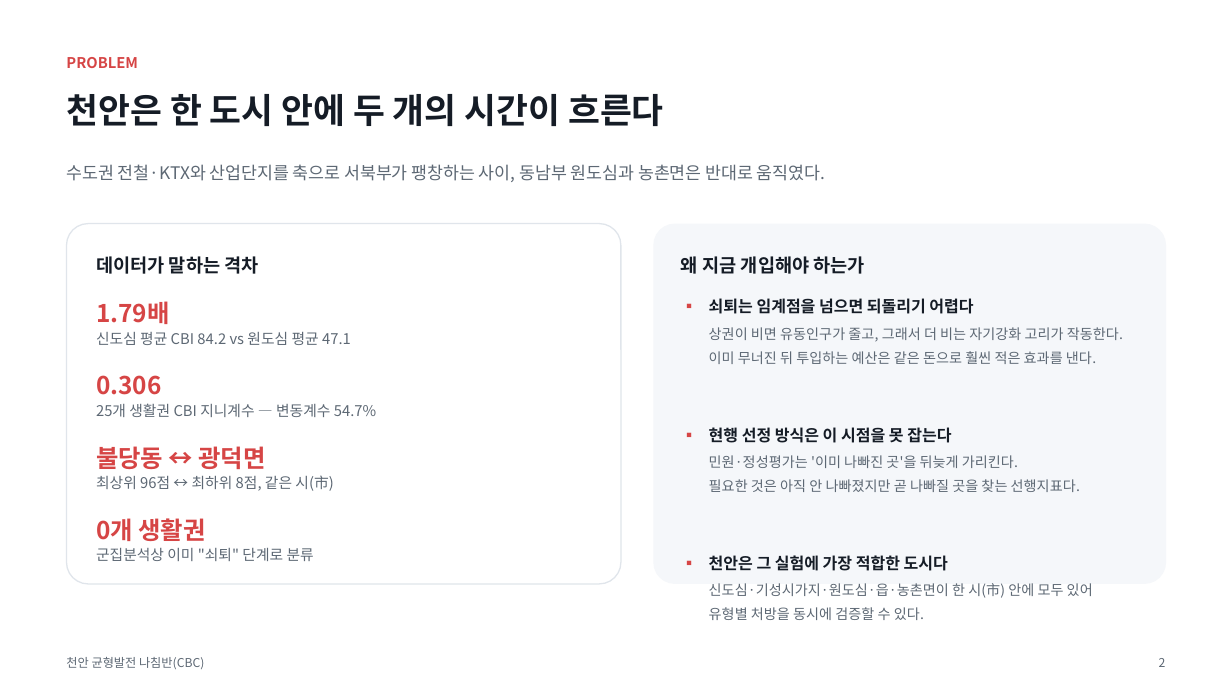
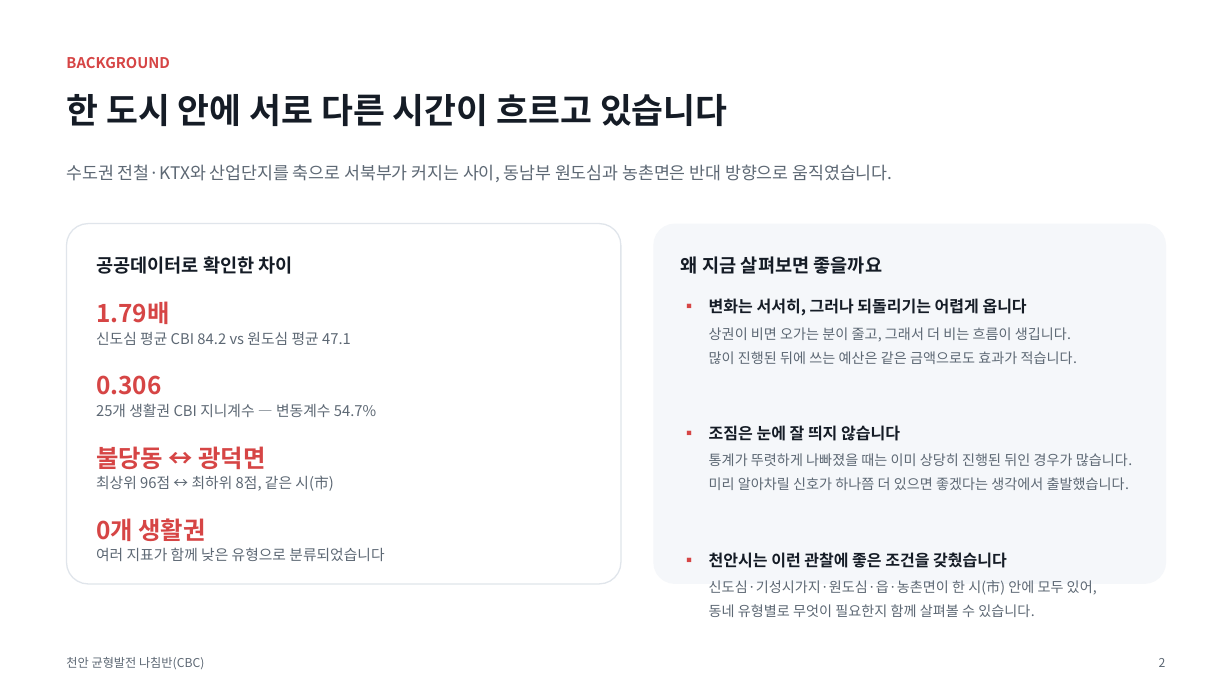
Before and after one commit to BioCode67/2026-AI-, a slide deck: slide 3 of deliverables/기획서_천안균형발전나침반_CBC.pptx. Drawn at 1232x693 pixels with LibreOffice and Linux fonts; fonts in the diff are those of the drawing. Boxes give left, top, right and bottom in pixels: in the first picture for what was removed or moved away, otherwise in the second. Text is boxed around its words. In the diff, an @@ line names an element or a change of style, - is before the commit and + after.

```diff
--- a/deliverables/기획서_천안균형발전나침반_CBC.pptx
+++ b/deliverables/기획서_천안균형발전나침반_CBC.pptx
@@ text at <box>66,57,170,68</box>: text changed @@
-PROBLEM
+BACKGROUND
@@ text at <box>66,94,728,126</box>: text changed @@
-천안은 한 도시 안에 두 개의 시간이 흐른다
+한 도시 안에 서로 다른 시간이 흐르고 있습니다
@@ text at <box>66,164,893,182</box>: text changed @@
-수도권 전철·KTX와 산업단지를 축으로 서북부가 팽창하는 사이, 동남부 원도심과 농촌면은 반대로 움직였다.
+수도권 전철·KTX와 산업단지를 축으로 서북부가 커지는 사이, 동남부 원도심과 농촌면은 반대 방향으로 움직였습니다.
@@ text at <box>96,256,293,274</box>: text changed @@
-데이터가 말하는 격차
+공공데이터로 확인한 차이
@@ text at <box>681,256,883,274</box>: text changed @@
-왜 지금 개입해야 하는가
+왜 지금 살펴보면 좋을까요
@@ text at <box>709,298,1027,316</box>: text changed @@
-쇠퇴는 임계점을 넘으면 되돌리기 어렵다
+변화는 서서히, 그러나 되돌리기는 어렵게 옵니다
@@ text at <box>709,327,1077,364</box>: text changed @@
-상권이 비면 유동인구가 줄고, 그래서 더 비는 자기강화 고리가 작동한다.
-이미 무너진 뒤 투입하는 예산은 같은 돈으로 훨씬 적은 효과를 낸다.
+상권이 비면 오가는 분이 줄고, 그래서 더 비는 흐름이 생깁니다.
+많이 진행된 뒤에 쓰는 예산은 같은 금액으로도 효과가 적습니다.
@@ text at <box>709,425,900,441</box>: text changed @@
-현행 선정 방식은 이 시점을 못 잡는다
+조짐은 눈에 잘 띄지 않습니다
@@ text at <box>709,453,1132,490</box>: text changed @@
-민원·정성평가는 '이미 나빠진 곳'을 뒤늦게 가리킨다.
-필요한 것은 아직 안 나빠졌지만 곧 나빠질 곳을 찾는 선행지표다.
+통계가 뚜렷하게 나빠졌을 때는 이미 상당히 진행된 뒤인 경우가 많습니다.
+미리 알아차릴 신호가 하나쯤 더 있으면 좋겠다는 생각에서 출발했습니다.
@@ text at <box>96,547,384,561</box>: text changed @@
-군집분석상 이미 "쇠퇴" 단계로 분류
+여러 지표가 함께 낮은 유형으로 분류되었습니다
@@ text at <box>709,552,1007,568</box>: text changed @@
-천안은 그 실험에 가장 적합한 도시다
+천안시는 이런 관찰에 좋은 조건을 갖췄습니다
@@ text at <box>709,580,1097,617</box>: text changed @@
-신도심·기성시가지·원도심·읍·농촌면이 한 시(市) 안에 모두 있어
-유형별 처방을 동시에 검증할 수 있다.
+신도심·기성시가지·원도심·읍·농촌면이 한 시(市) 안에 모두 있어,
+동네 유형별로 무엇이 필요한지 함께 살펴볼 수 있습니다.
```
Also in this commit, not shown: 10 other slides changed, 1 slide added, 4 other files.
